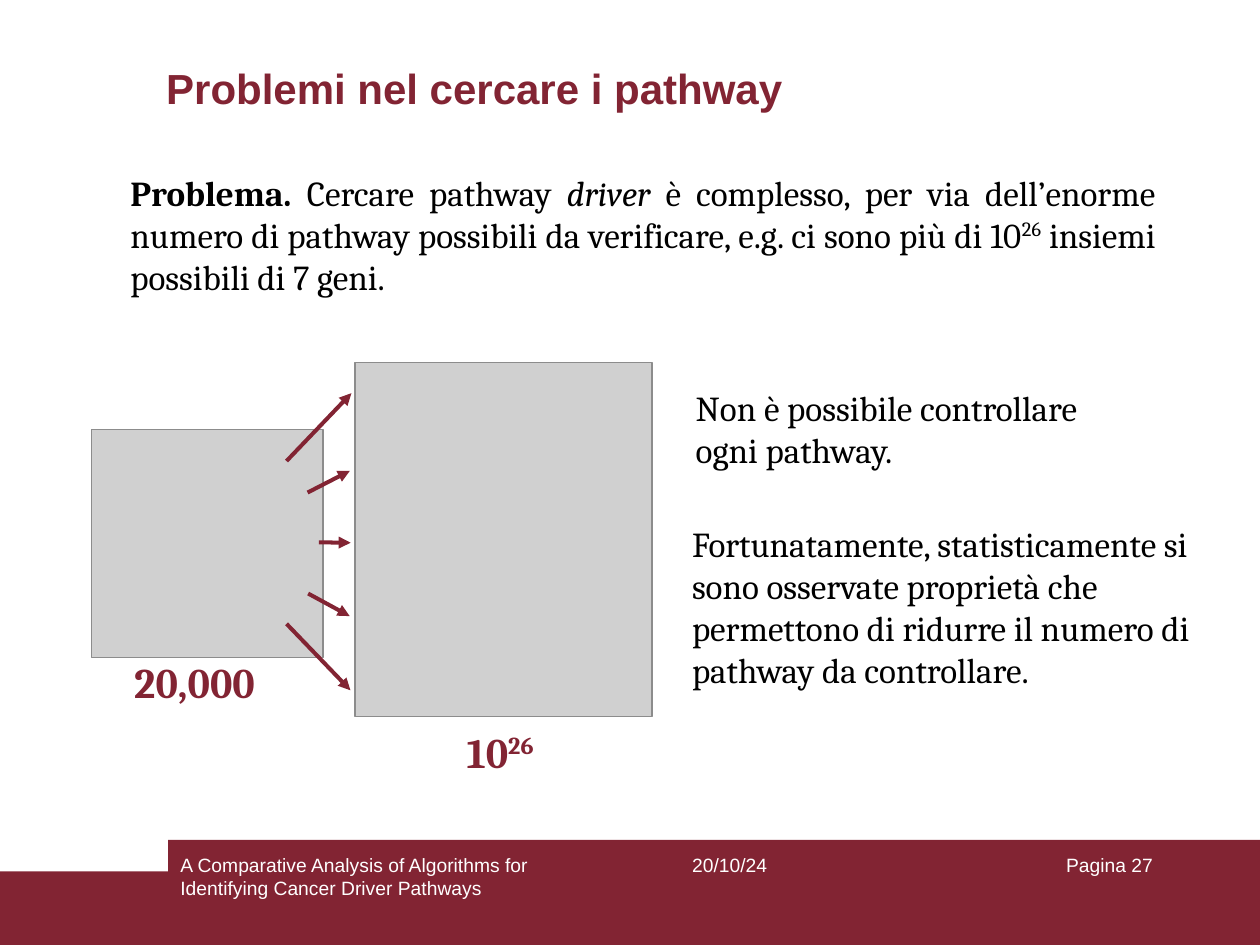
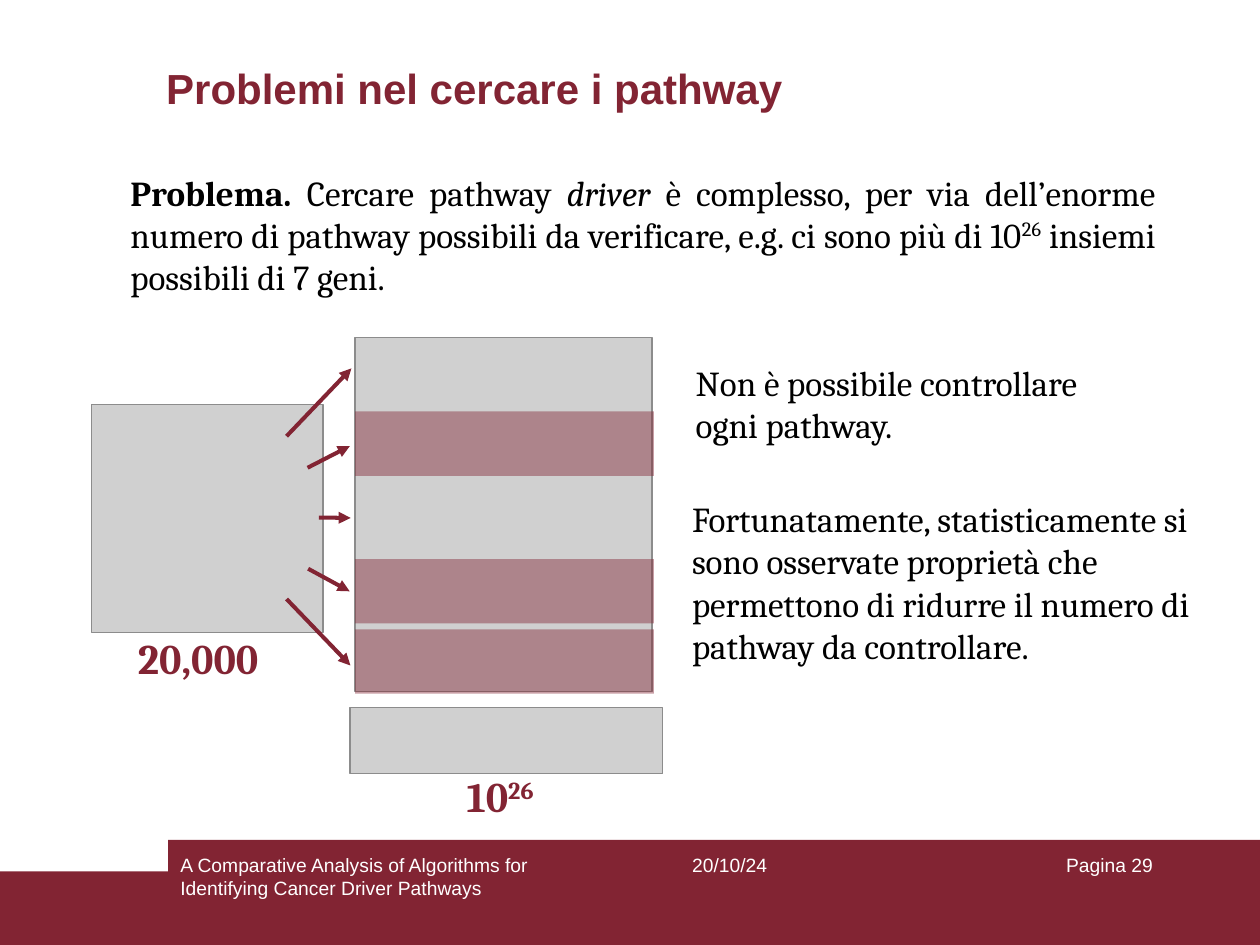
Before and after one commit to aflaag/bsc-thesis, a slide deck: slide 29 of presentation/slides.odp (slide 27 before the commit). Drawn at 1260x945 pixels with LibreOffice and Linux fonts; fonts in the diff are those of the drawing; grey boxes stand for pictures. Boxes give left, top, right and bottom in pixels: in the first picture for what was removed or moved away, otherwise in the second. Text is boxed around its words. In the diff, an @@ line names an element or a change of style, - is before the commit and + after.

```diff
--- a/presentation/slides.odp
+++ b/presentation/slides.odp
@@ rectangle added at (x1=355, y1=411, x2=654, y2=475), fill #822433 at 44% opacity @@
@@ 5 arrows, 2 pictures, 2 texts moved together from (x1=92, y1=363, x2=1189, y2=717) to (x1=92, y1=338, x2=1189, y2=692) @@
@@ rectangle added at (x1=355, y1=559, x2=654, y2=624), fill #822433 at 44% opacity @@
@@ title "20,000" moved from (x1=134, y1=669, x2=255, y2=704) to (x1=138, y1=645, x2=259, y2=680) @@
@@ rectangle added at (x1=355, y1=629, x2=654, y2=693), fill #822433 at 44% opacity @@
@@ title added at (x1=474, y1=685, x2=548, y2=752), 24 pt, text #822433, bold @@
+...
@@ picture added at (x1=350, y1=708, x2=663, y2=774) @@
@@ title "1026" moved from (x1=454, y1=719, x2=556, y2=789) to (x1=454, y1=765, x2=556, y2=834) @@
@@ page number at (x1=1066, y1=858, x2=1152, y2=876): text changed @@
-Pagina 27
+Pagina 29
```
Also in this commit, not shown: 16 other slides changed, 2 slides added, 2 slides removed, 26 other files.
